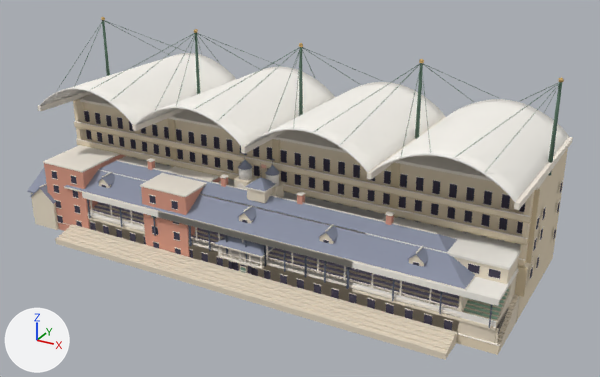
The Blender file assets/models/master/rowley_stands.blend as it was, and as the next commit left it.
Rendered twice from a 50 mm camera at (86.2, -131.5, 89.5) aimed at (3.6, 18.6, 14.4). Every picture has the same lights, and +X, +Y and +Z are marked at lower left. The picture after the commit comes second.

In view in the first picture: 'millennium_stand', 'rowley_end', 'rowley_stand', 'rowley_wing', 'victorian_pavilion', 'victorian_stand'.
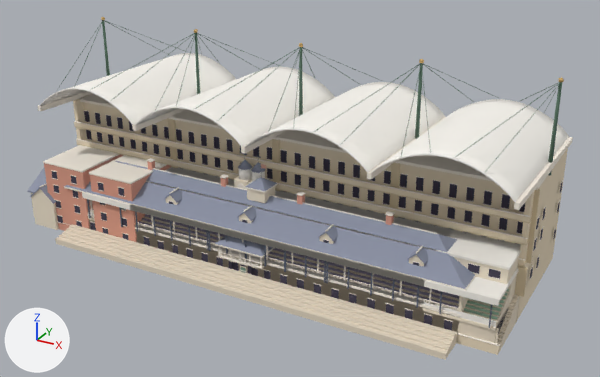
Pixel boxes [x1, y1, x2, y2] of what changed, in the pictures (600 x 377 px; the box of a moved part takes in the faces that stretch with it):
```json
{"object": "rowley_end", "change": "reshaped", "before": [140, 157, 383, 302], "after": [89, 155, 451, 322], "on screen": "49% wider, 15% taller"}
{"part": 1, "of": "me_rowley_end", "change": "moved or reshaped", "before": [153, 242, 159, 248], "after": [122, 233, 128, 240]}
{"part": 2, "of": "me_rowley_end", "change": "moved or reshaped", "before": [152, 226, 158, 235], "after": [102, 228, 108, 234]}
{"part": 3, "of": "me_rowley_end", "change": "moved or reshaped", "before": [149, 195, 156, 204], "on screen": "not visible afterwards"}
{"part": 4, "of": "me_rowley_end", "change": "moved or reshaped", "before": [171, 201, 178, 209], "after": [118, 188, 124, 196]}
{"part": 5, "of": "me_rowley_end", "change": "rebuilt", "before": [189, 247, 352, 302], "after": [136, 232, 423, 322], "on screen": "mostly hidden"}
{"part": 6, "of": "me_rowley_end", "change": "rebuilt", "before": [188, 244, 353, 291], "after": [135, 231, 423, 311], "on screen": "mostly hidden"}
{"part": 7, "of": "me_rowley_end", "change": "deleted", "before": [140, 157, 383, 289]}
{"part": 8, "of": "me_rowley_end", "change": "built on", "before": [272, 182, 284, 197], "after": [89, 155, 451, 308]}
```

Scene script edits in JSON lines:
```json
{"block": "me_rowley_end", "where": "# used by ob_rowley_end; location = (0.0, 0.0, 0.0)"}
{"op": "remove", "block": "me_rowley_end", "code": "me_rowley_end.from_pydata(...)  # 855 vertices, 604 faces; spans x -26.4..26.4, y -1.3..19.2, z -1.0..24.2"}
{"op": "add", "block": "me_rowley_end", "code": "me_rowley_end.from_pydata(...)  # 1079 vertices, 772 faces; spans x -41.2..41.2, y -1.3..19.2, z -1.0..24.2"}
{"block": "me_rowley_end", "change": "me_rowley_end part 1: the loose piece of 8 vertices spanning x -23.8..-22.2, y -0.4, z 1.0..2.8 is moved by (-8.9, 0.0, 0.0)"}
{"block": "me_rowley_end", "change": "me_rowley_end part 2: the loose piece of 8 vertices spanning x -23.8..-22.2, y -0.4, z 5.0..6.8 is moved by (-14.8, 0.0, -4.0)"}
{"block": "me_rowley_end", "change": "me_rowley_end part 3: the loose piece of 8 vertices spanning x -23.8..-22.2, y -0.4, z 12.6..14.4 is moved by (-8.9, 0.0, -3.6)"}
{"block": "me_rowley_end", "change": "me_rowley_end part 4: the loose piece of 8 vertices spanning x -17.8..-16.2, y -0.4, z 12.6..14.4 is moved by (-14.9, 0.0, 0.0)"}
{"block": "me_rowley_end", "change": "me_rowley_end part 5: the loose piece of 40 vertices spanning x -14.0..26.0, y 0.0..8.6, z -1.0..7.8 is rebuilt with 40 vertices and now spans x -28.9..40.8, y 0.0..8.6, z -1.0..7.8"}
{"block": "me_rowley_end", "change": "me_rowley_end part 6: the loose piece of 35 vertices spanning x -26.0..26.3, y -1.2..18.0, z -1.0..14.3 is rebuilt with 35 vertices and now spans x -40.8..41.2, y -1.2..18.0, z -1.0..14.3"}
{"block": "me_rowley_end", "change": "me_rowley_end part 7: 58 loose pieces with 473 vertices, spanning x -26.1..26.3, y -1.3..19.2, z -1.0..24.2, are deleted"}
{"block": "me_rowley_end", "change": "me_rowley_end part 8: 4 vertices removed from x 3.0, y 9.0..12.6, z 14.8..18.0; 581 vertices added at x -41.0..41.2, y -1.3..19.2, z -1.0..24.2"}
{"block": "me_rowley_end", "change": "other edits to the shape of me_rowley_end do not show in these pictures"}
```
